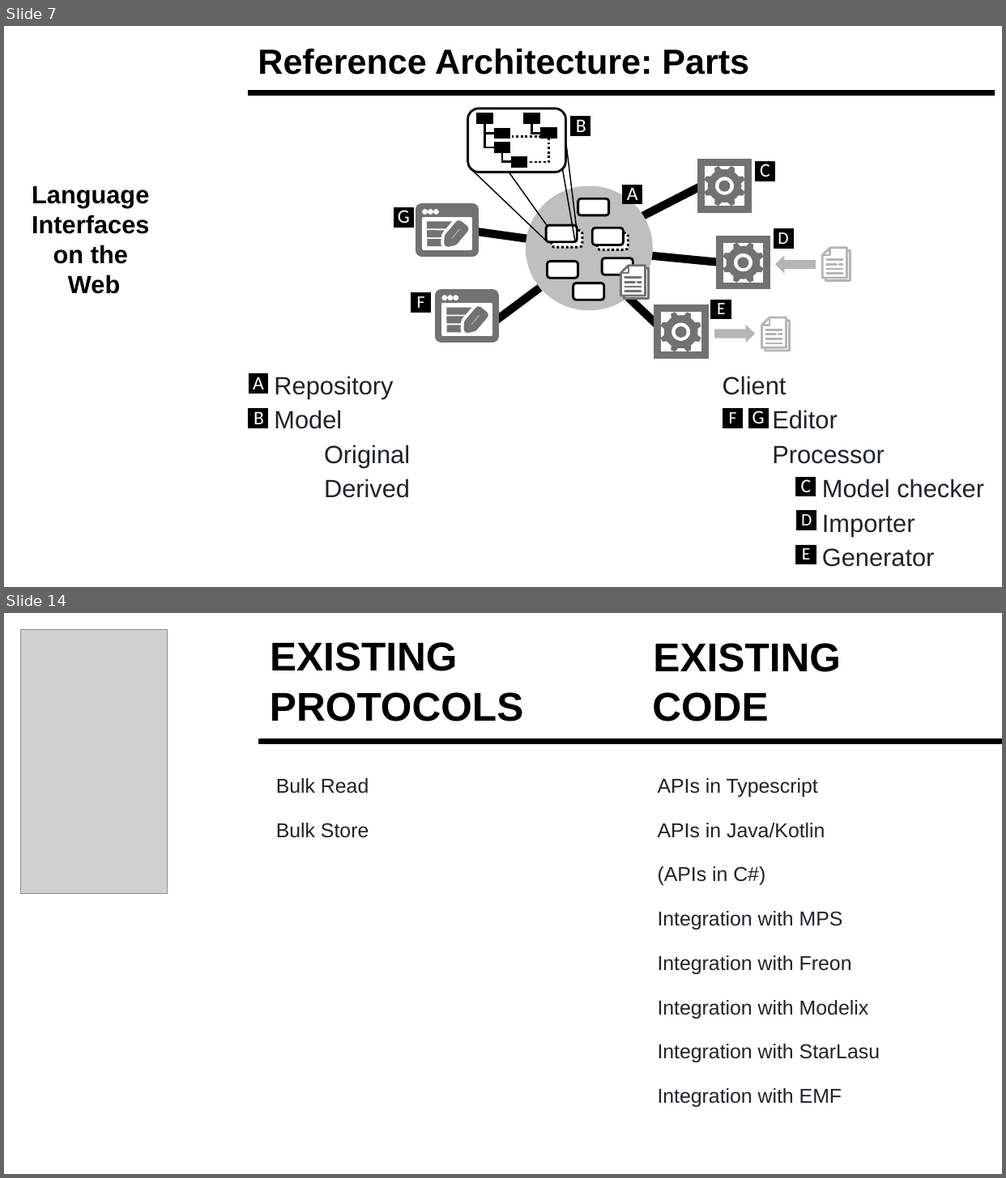
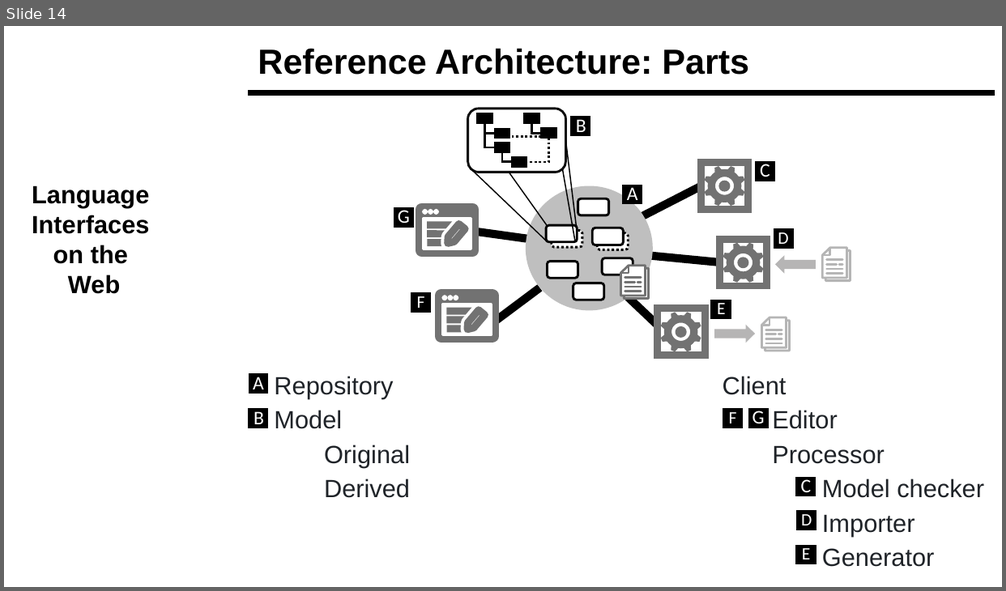
Before and after one commit to LionWeb-io/specification, a slide deck: resources/LangDev Talk.pptx. Shown one above the other, each under a label of ours: slides 7 and 14 before the commit, slide 14 after it; the slides between them are not shown. The pictures are 1006x1178 and 1006x591 pixels, drawn with LibreOffice and Linux fonts; fonts in the diff are those of the drawing; grey boxes stand for pictures; background and template pictures are left out. Boxes give left, top, right and bottom in pixels: in the first picture for what was removed or moved away, otherwise in the second. Text is boxed around its words. In the diff, an @@ line names an element or a change of style, - is before the commit and + after.

```diff
--- a/resources/LangDev Talk.pptx
+++ b/resources/LangDev Talk.pptx
@@ slide 14 removed at [4,613,1002,1174], background #FFFFFF @@
@@ picture removed at [21,630,168,894] @@
@@ text removed at [270,642,458,671] @@
-EXISTING
@@ text removed at [653,643,841,672] @@
-EXISTING
@@ text removed at [270,692,523,722] @@
-PROTOCOLS
@@ text removed at [652,692,768,722] @@
-CODE
@@ rectangle removed at [259,739,1002,743] @@
@@ text removed at [276,778,368,838] @@
-Bulk Read
-Bulk Store
@@ text removed at [658,778,880,1107] @@
-APIs in Typescript
-APIs in Java/Kotlin
-(APIs in C#)
-Integration with MPS
-Integration with Freon
-Integration with Modelix
-Integration with StarLasu
-Integration with EMF
@@ what was slide 7 is now slide 14 @@
```
Also in this commit, not shown: 8 slides changed, 6 slides added, 1 other slide removed.
